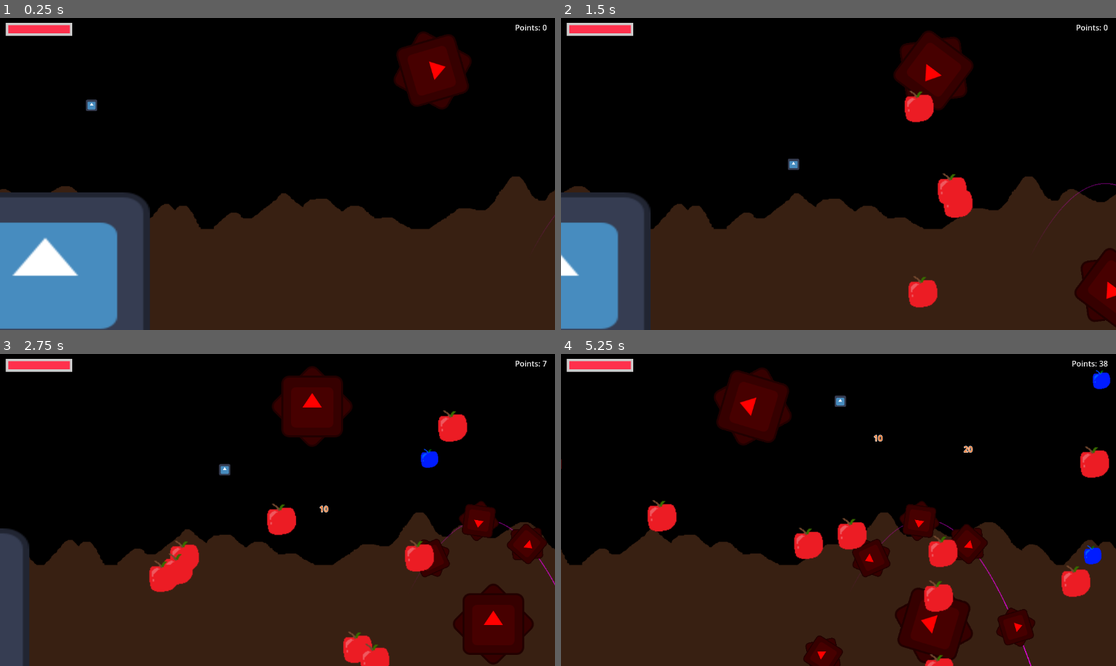
Above: before the commit, frames 1-4 (two rows, left to right).
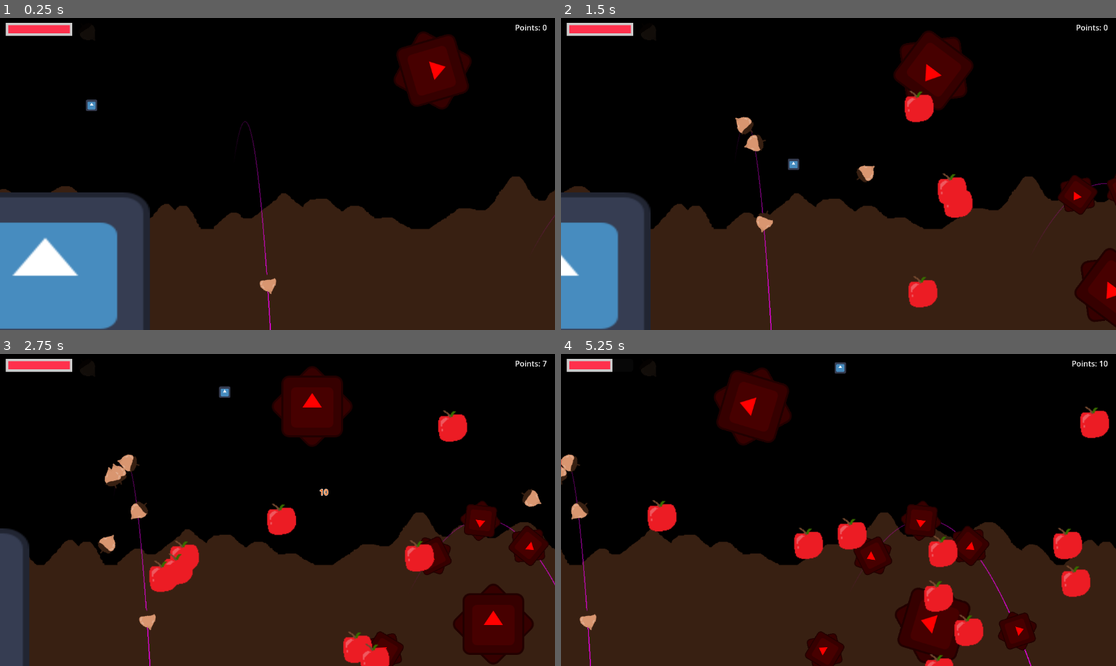
Above: after the commit, the same moments.

Repository: Kurooco/HonorsProject
Game: Godot game, scene res://globals/level_handler.tscn
Same seed, same stepped clock (60 frames per second), same inputs: the game is played once before the commit and once after it. The engine's default icon, where the game draws it, is replaced by a stand-in: a white triangle on a blue panel in a dark square.
Inputs:
- Up to frame 1 (0.25 s): no input
- Up to frame 2 (1.5 s): hold Space (shoot) 0.53-1.28 s; hold Right (right) from 0.53 s (still down); tap Up (jump) at 0.77 s; tap Down (dive) at 1.35 s
- Up to frame 3 (2.75 s): tap Up (jump) at 1.52 s; tap Space (shoot) at 1.55 s; release Right (right) at 2.03 s; hold Left (left) from 2.03 s (still down); hold Space (shoot) from 2.03 s (still down)
- Up to frame 4 (5.25 s): release Left (left) at 2.78 s; release Space (shoot) at 2.78 s; hold Right (right) 2.78-4.28 s; tap Space (shoot) at 2.85, 3.8, 4.35 s; tap Up (jump) at 3.02, 3.77, 4.52 s; hold Down (dive) 3.53-4.28 s; hold Left (left) 4.28-5.03 s; hold Right (right) from 5.03 s (still down); hold Space (shoot) from 5.03 s (still down)

The runs differ from the first frame. In frame 1, 0.2% of the frame differs, in the area x 42-50%, y 32-100%; in frame 2, 1.4%; in frame 3, 2.0%; in frame 4, 3.7%, in the area x 0-99%, y 1-100%.

Commit message:
made acorn projectiles

Diff:
--- a/globals/level_handler.tscn
+++ b/globals/level_handler.tscn
@@ -1,8 +1,9 @@
-[gd_scene load_steps=5 format=3 uid="uid://jip4wup8hkl7"]
+[gd_scene load_steps=6 format=3 uid="uid://jip4wup8hkl7"]
 
 [ext_resource type="Script" uid="uid://d2mcprb77tpp2" path="res://globals/level_handler.gd" id="1_2e1au"]
 [ext_resource type="PackedScene" uid="uid://ctkfbpows8frn" path="res://scenes/levels/level_1.tscn" id="2_71i82"]
 [ext_resource type="Script" uid="uid://jah44sasojar" path="res://scenes/ui/hud.gd" id="3_cp8yn"]
+[ext_resource type="Texture2D" uid="uid://chaceujneqia" path="res://art/acorn.png" id="4_d5bor"]
 
 [sub_resource type="StyleBoxFlat" id="StyleBoxFlat_71i82"]
 bg_color = Color(1, 0.18939, 0.298565, 1)
@@ -37,3 +38,14 @@
 grow_horizontal = 0
 text = "Points: 0"
 horizontal_alignment = 2
+
+[node name="AcornProgress" type="TextureProgressBar" parent="HUD"]
+offset_left = 157.0
+offset_top = 7.0
+offset_right = 306.0
+offset_bottom = 57.0
+value = 50.0
+texture_under = ExtResource("4_d5bor")
+texture_progress = ExtResource("4_d5bor")
+tint_under = Color(0.0846899, 0.0846899, 0.0846899, 1)
+tint_progress = Color(0.724643, 0.724643, 0.724643, 1)
--- /dev/null
+++ b/scenes/components/death_handler.gd
@@ -0,0 +1,12 @@
+extends Node
+
+@export var scene_root : Node
+@export var health_component : HealthComponent
+
+# Called when the node enters the scene tree for the first time.
+func _ready():
+	health_component.killed.connect(die)
+
+
+func die():
+	scene_root.queue_free()
--- /dev/null
+++ b/scenes/components/death_handler.tscn
@@ -0,0 +1,6 @@
+[gd_scene load_steps=2 format=3 uid="uid://mis4ukjv3ob3"]
+
+[ext_resource type="Script" uid="uid://c1kydk7ucdigb" path="res://scenes/components/death_handler.gd" id="1_y70xa"]
+
+[node name="DeathHandler" type="Node"]
+script = ExtResource("1_y70xa")
--- a/scenes/components/health_component.gd
+++ b/scenes/components/health_component.gd
@@ -1,4 +1,5 @@
 extends Node
+class_name HealthComponent
 
 @export var max_health = 100
 var health
--- a/scenes/components/hurt_box.gd
+++ b/scenes/components/hurt_box.gd
@@ -13,12 +13,14 @@
 	$InvinciblityTimer.wait_time = invincible_time
 
 
-func damage(amount:int):
+func damage(amount:int) -> bool:
 	if(!currently_invincible):
 		hurt.emit()
 		health_component.hurt(amount)
 		currently_invincible = true
 		$InvinciblityTimer.start()
+		return true
+	return false
 
 
 func _on_invinciblity_timer_timeout():
--- a/scenes/components/weapon_area.gd
+++ b/scenes/components/weapon_area.gd
@@ -3,16 +3,20 @@
 @export var damage : int = 1
 @export var friendly = false
 
+signal attacked
 
 func _on_area_entered(area):
 	attack_area(area)
 
 
 func attack_area(area):
-	if(!is_instance_valid(area) || not area in get_overlapping_areas()):
-		area.became_vulnerable.disconnect(attack_area)
-		return
-	if(area is HurtBox && friendly != area.friendly):
-		area.damage(damage)
-		if(!area.became_vulnerable.is_connected(attack_area)):
-			area.became_vulnerable.connect(attack_area.bind(area))
+	if(area is HurtBox):
+		if(!is_instance_valid(area) || not area in get_overlapping_areas()):
+			area.became_vulnerable.disconnect(attack_area)
+			return
+		if(friendly != area.friendly):
+			var landed = area.damage(damage)
+			if(landed):
+				attacked.emit()
+			if(!area.became_vulnerable.is_connected(attack_area)):
+				area.became_vulnerable.connect(attack_area.bind(area))
--- a/scenes/level_objects/auxiliary/single_shooter.tscn
+++ b/scenes/level_objects/auxiliary/single_shooter.tscn
@@ -9,6 +9,7 @@
 script = ExtResource("1_xkrpk")
 
 [node name="Timer" type="Timer" parent="."]
+wait_time = 0.001
 autostart = true
 
 [node name="Line2D" type="Line2D" parent="."]
--- a/scenes/level_objects/hazards/enemy.gd
+++ b/scenes/level_objects/hazards/enemy.gd
@@ -58,7 +58,7 @@
 		#Avoid other enemies
 		for enemy in get_tree().get_nodes_in_group("enemy"):
 			if(enemy.on_screen && enemy != self):
-				velocity += (position - enemy.position)/(position.distance_squared_to(enemy.position)*5)
+				velocity += (position - enemy.position)/(position.distance_squared_to(enemy.position)*.001)
 
 	move_and_slide()
 
--- a/scenes/level_objects/hazards/enemy.tscn
+++ b/scenes/level_objects/hazards/enemy.tscn
@@ -1,11 +1,19 @@
-[gd_scene load_steps=5 format=3 uid="uid://car5sxy6gpfc"]
+[gd_scene load_steps=11 format=3 uid="uid://car5sxy6gpfc"]
 
 [ext_resource type="Texture2D" uid="uid://cui2wmmtxqnv5" path="res://art/apple.png" id="1_ga6pt"]
 [ext_resource type="Script" uid="uid://deal2cwf0qygb" path="res://scenes/level_objects/hazards/enemy.gd" id="1_kuaqs"]
+[ext_resource type="PackedScene" uid="uid://for7arqs1e07" path="res://scenes/components/weapon_area.tscn" id="3_2xud0"]
+[ext_resource type="PackedScene" uid="uid://k141qqnjhfun" path="res://scenes/components/health_component.tscn" id="4_bbkmn"]
+[ext_resource type="PackedScene" uid="uid://bkp0jvpu4joh5" path="res://scenes/components/hurt_box.tscn" id="5_5ky15"]
+[ext_resource type="PackedScene" uid="uid://mis4ukjv3ob3" path="res://scenes/components/death_handler.tscn" id="6_5sfx2"]
 
 [sub_resource type="RectangleShape2D" id="RectangleShape2D_kuaqs"]
 
 [sub_resource type="RectangleShape2D" id="RectangleShape2D_2xud0"]
+
+[sub_resource type="RectangleShape2D" id="RectangleShape2D_8d4ng"]
+
+[sub_resource type="RectangleShape2D" id="RectangleShape2D_laihp"]
 
 [node name="Enemy" type="CharacterBody2D" groups=["enemy"]]
 collision_layer = 0
@@ -28,6 +36,24 @@
 
 [node name="VisibleOnScreenNotifier2D" type="VisibleOnScreenNotifier2D" parent="."]
 
+[node name="WeaponArea" parent="." instance=ExtResource("3_2xud0")]
+
+[node name="CollisionShape2D" type="CollisionShape2D" parent="WeaponArea"]
+shape = SubResource("RectangleShape2D_8d4ng")
+
+[node name="HealthComponent" parent="." instance=ExtResource("4_bbkmn")]
+max_health = 1
+
+[node name="HurtBox" parent="." node_paths=PackedStringArray("health_component") instance=ExtResource("5_5ky15")]
+health_component = NodePath("../HealthComponent")
+
+[node name="CollisionShape2D" type="CollisionShape2D" parent="HurtBox"]
+shape = SubResource("RectangleShape2D_laihp")
+
+[node name="DeathHandler" parent="." node_paths=PackedStringArray("scene_root", "health_component") instance=ExtResource("6_5sfx2")]
+scene_root = NodePath("..")
+health_component = NodePath("../HealthComponent")
+
 [connection signal="area_entered" from="DetectionArea" to="." method="_on_detection_area_area_entered"]
 [connection signal="timeout" from="JumpTimer" to="." method="_on_jump_timer_timeout"]
 [connection signal="screen_entered" from="VisibleOnScreenNotifier2D" to="." method="_on_visible_on_screen_notifier_2d_screen_entered"]
--- a/scenes/levels/level_1.tscn
+++ b/scenes/levels/level_1.tscn
@@ -140,17 +140,20 @@
 [node name="Enemy" parent="." instance=ExtResource("10_qxy0u")]
 position = Vector2(1090, -183)
 
-[node name="Enemy2" parent="." instance=ExtResource("10_qxy0u")]
-position = Vector2(774, -134)
-
-[node name="Enemy3" parent="." instance=ExtResource("10_qxy0u")]
-position = Vector2(2887, -178)
-
-[node name="Enemy4" parent="." instance=ExtResource("10_qxy0u")]
-position = Vector2(3020, 68)
-
 [node name="Enemy5" parent="." instance=ExtResource("10_qxy0u")]
 position = Vector2(2544.33, 67.933)
 
 [node name="Enemy6" parent="." instance=ExtResource("10_qxy0u")]
 position = Vector2(3216.35, -78.2208)
+
+[node name="SingleShooter3" parent="." instance=ExtResource("8_s8va5")]
+position = Vector2(2384.7, 393.369)
+scene = ExtResource("5_sk5k4")
+velocity = Vector2(-40, -700)
+delay = 0.2
+
+[node name="SingleShooter4" parent="." instance=ExtResource("8_s8va5")]
+position = Vector2(13.5396, 377.779)
+scene = ExtResource("5_sk5k4")
+velocity = Vector2(-40, -700)
+delay = 0.5
--- /dev/null
+++ b/scenes/player/acorn_projectile.gd
@@ -0,0 +1,14 @@
+extends Sprite2D
+
+var direction = 0
+var speed = 600
+
+
+# Called every frame. 'delta' is the elapsed time since the previous frame.
+func _process(delta):
+	position.x += speed*delta*direction
+	rotation += 5*delta
+
+
+func _on_weapon_area_attacked():
+	queue_free()
--- /dev/null
+++ b/scenes/player/acorn_projectile.tscn
@@ -0,0 +1,19 @@
+[gd_scene load_steps=5 format=3 uid="uid://c3e2gvt3gew0g"]
+
+[ext_resource type="PackedScene" uid="uid://for7arqs1e07" path="res://scenes/components/weapon_area.tscn" id="1_0aaw5"]
+[ext_resource type="Texture2D" uid="uid://chaceujneqia" path="res://art/acorn.png" id="1_7won4"]
+[ext_resource type="Script" uid="uid://d0j6yhtl3hu52" path="res://scenes/player/acorn_projectile.gd" id="2_0vk6t"]
+
+[sub_resource type="RectangleShape2D" id="RectangleShape2D_u4ncm"]
+
+[node name="AcornProjectile" type="Sprite2D"]
+texture = ExtResource("1_7won4")
+script = ExtResource("2_0vk6t")
+
+[node name="WeaponArea" parent="." instance=ExtResource("1_0aaw5")]
+friendly = true
+
+[node name="CollisionShape2D" type="CollisionShape2D" parent="WeaponArea"]
+shape = SubResource("RectangleShape2D_u4ncm")
+
+[connection signal="attacked" from="WeaponArea" to="." method="_on_weapon_area_attacked"]
--- a/scenes/player/player.gd
+++ b/scenes/player/player.gd
@@ -7,7 +7,9 @@
 const BOUNCE_VELOCITY = -400
 
 var jump_velocity = MAX_JUMP_VELOCITY
+var last_direction = 1
 var consecutive_bounces = 0
+var max_acorns = 3
 var acorns = 0
 @onready var health_component = $HealthComponent
 
@@ -35,6 +37,7 @@
 	# Move left and right
 	var direction = Input.get_axis("left", "right")
 	if direction:
+		last_direction = direction
 		velocity.x += direction * SPEED
 	velocity.x = lerp(velocity.x, 0.0, 1 - pow(.005, delta))
 
@@ -42,6 +45,9 @@
 		modulate = Color(1, 1, 1, .5)
 	else:
 		modulate = Color.WHITE
+
+	if(Input.is_action_just_pressed("shoot")): #&& acorns > 0):
+		shoot_acorn(last_direction)
 
 	move_and_slide()
 
@@ -54,6 +60,13 @@
 		area.jump_on()
 		consecutive_bounces += 1
 		$PointAwarder.award_points(10*min(consecutive_bounces, 10))
-	elif(area is Acorn && Input.is_action_pressed("shoot")):
+	elif(area is Acorn && Input.is_action_pressed("shoot") && acorns < max_acorns):
 		area.collect()
 		acorns += 1
+
+func shoot_acorn(dir):
+	var new_acorn = load("res://scenes/player/acorn_projectile.tscn").instantiate()
+	new_acorn.direction = dir
+	new_acorn.global_position = global_position
+	Autoload.level_handler.current_level.add_child(new_acorn)
+	acorns -= 1
--- a/scenes/ui/hud.gd
+++ b/scenes/ui/hud.gd
@@ -12,3 +12,4 @@
 	$ProgressBar.value = (Autoload.player.health_component.health/float(Autoload.player.health_component.max_health))*100
 	displayed_points = lerp(displayed_points, float(Autoload.points), 1 - pow(.05, delta))
 	$Points.text = "Points: "+str(int(round(displayed_points)))
+	$AcornProgress.value = (Autoload.player.acorns/float(Autoload.player.max_acorns))*100
Not shown, added: scenes/components/death_handler.gd.uid
Not shown, added: scenes/player/acorn_projectile.gd.uid
